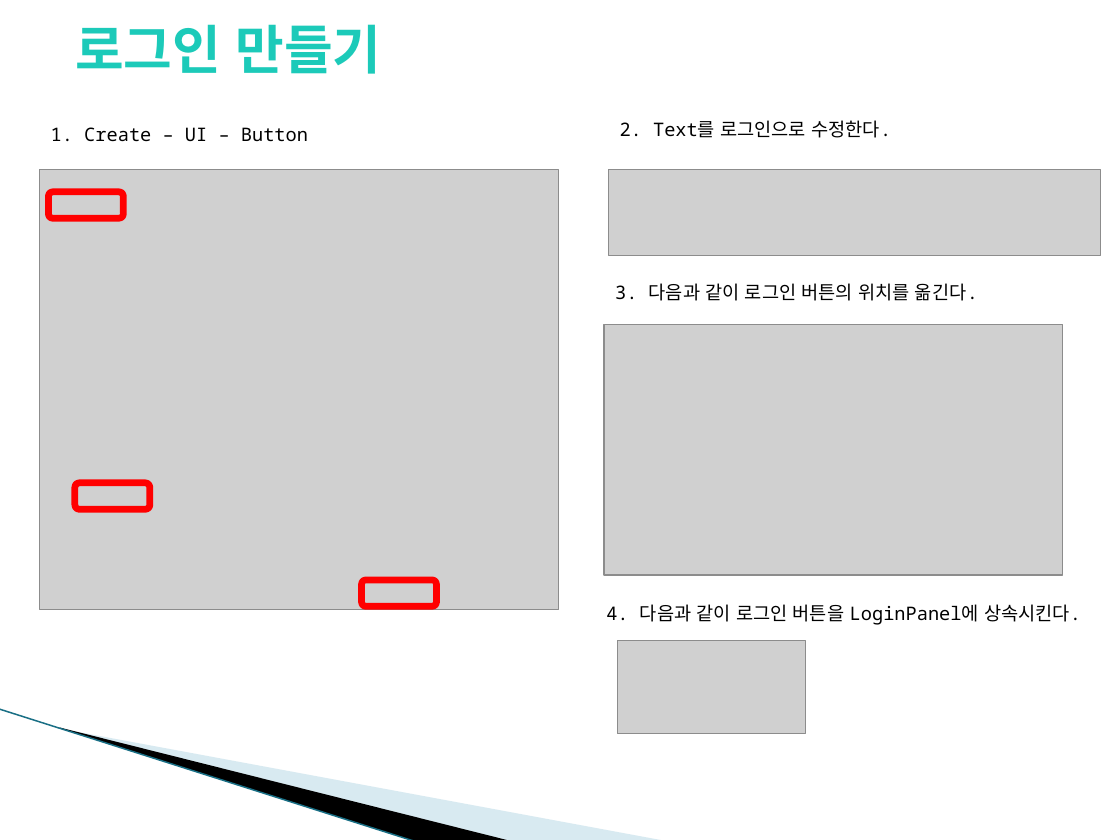
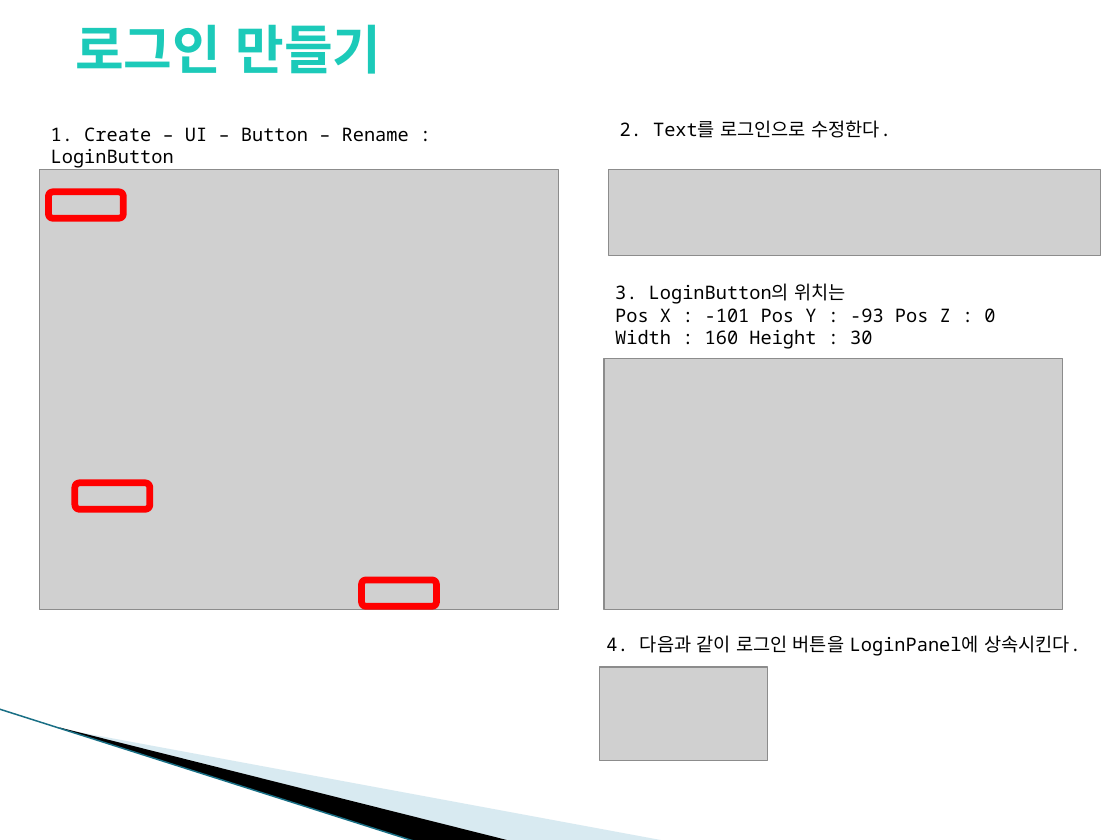
Before and after one commit to YounSJ/Unity_SQLite, a slide deck: slide 15 of Unity_SQLite.pptx (slide 13 before the commit). Drawn at 1120x840 pixels with LibreOffice and Linux fonts; fonts in the diff are those of the drawing; grey boxes stand for pictures; background and template pictures are left out. Boxes give left, top, right and bottom in pixels: in the first picture for what was removed or moved away, otherwise in the second. Text is boxed around its words. In the diff, an @@ line names an element or a change of style, - is before the commit and + after.

```diff
--- a/Unity_SQLite.pptx
+++ b/Unity_SQLite.pptx
@@ text at (51,127,409,168): text changed @@
-1. Create – UI – Button
+1. Create – UI – Button – Rename : LoginButton
@@ text at (615,283,995,349): text changed @@
-3. 다음과 같이 로그인 버튼의 위치를 옮긴다.
+3. LoginButton의 위치는
+Pos X : -101 Pos Y : -93 Pos Z : 0
+Width : 160 Height : 30
@@ picture: place and size @@
-picture at (604,324,1063,575)
+picture at (604,358,1063,609)
@@ text "4. 다음과 같이 로그인 버튼을 ...": place and size @@
-text "4. 다음과 같이 로그인 버튼을 ..." at (606,604,1081,625)
+text "4. 다음과 같이 로그인 버튼을 ..." at (606,635,1081,656)
@@ picture removed at (617,641,805,734) @@
@@ picture added at (599,666,767,759) @@
```
Also in this commit, not shown: 9 other slides changed, 10 slides added, 1 other file.
